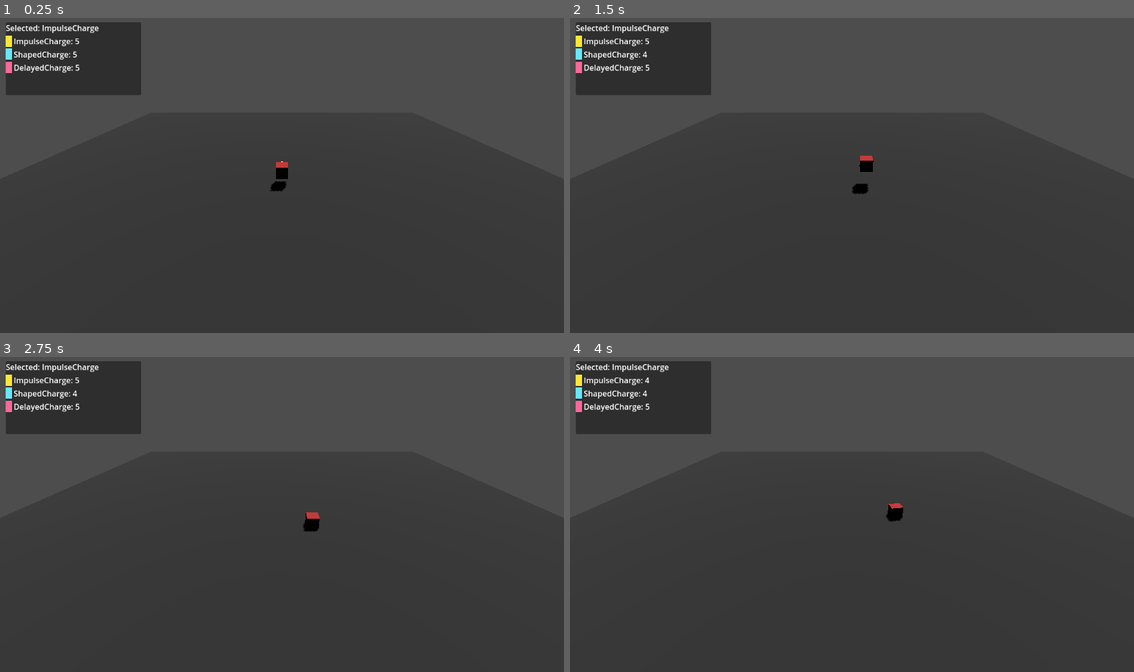
Above: before the commit, frames 1-4 (two rows, left to right).
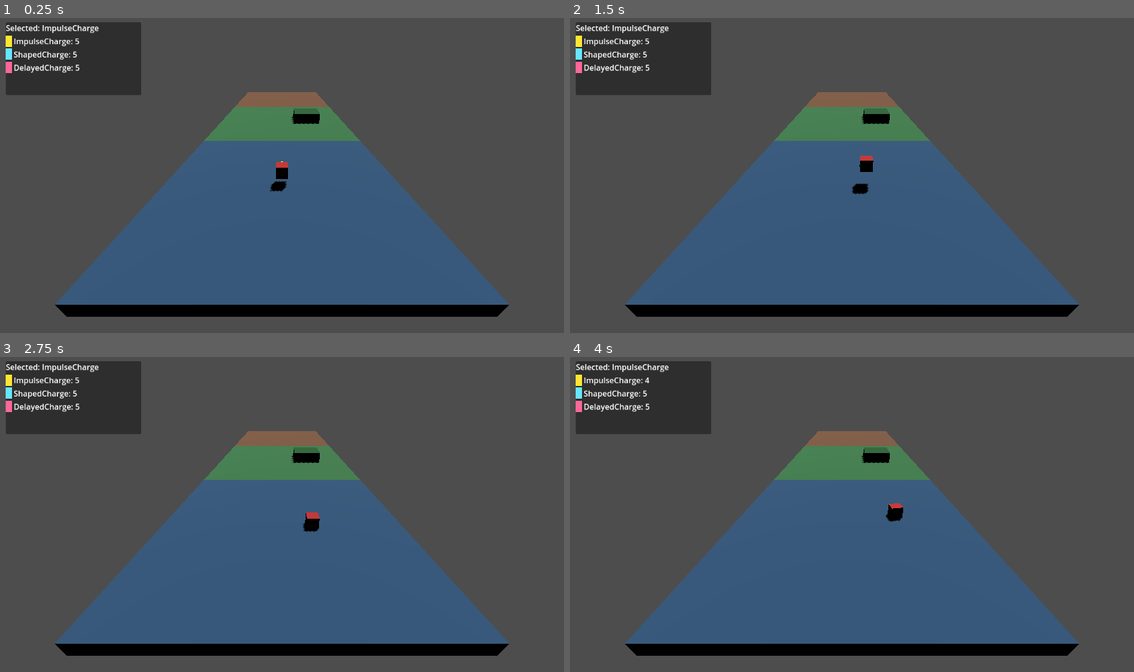
Above: after the commit, the same moments.

Repository: dfrer/BlastCave
Game: Godot game, scene res://scenes/main.tscn
Two runs of this game, one before a commit and one after it. Both use one fixed random seed, a clock stepped at 60 frames per second and the inputs below.
Inputs (mouse positions are in pixels of both pictures, inside the frame that each line leads up to):
- Up to frame 1 (0.25 s): no input
- Up to frame 2 (1.5 s): tap Enter at 0.5 s; move the mouse to (976, 159) at 0.52 s; hold D (move_right) 0.53-1.28 s; tap E at 0.6 s; click (976, 159) at 0.67 s; tap Space (move_jump) at 0.77 s; move the mouse to (739, 191) at 1.27 s; hold S (move_back) from 1.28 s (still down); tap Q at 1.35 s
- Up to frame 3 (2.75 s): tap Space (move_jump) at 1.52 s; move the mouse to (338, 445) at 2.02 s; release S (move_back) at 2.03 s; hold D (move_right) from 2.03 s (still down); tap 1 at 2.1 s
- Up to frame 4 (4 s): tap Space (move_jump) at 2.75, 3.02, 3.77 s; move the mouse to (823, 577) at 2.77 s; release D (move_right) at 2.78 s; hold W (move_forward) 2.78-3.53 s; tap 2 at 2.85 s; click (823, 577) at 2.92 s; move the mouse to (1021, 561) at 3.52 s; hold A (move_left) from 3.53 s (still down); tap 3 at 3.6 s

The runs differ from the first frame. In frame 1, 34% of the frame differs, in the area x 9-91%, y 23-95%; in frame 2, 34%; in frame 3, 34%; in frame 4, 34%, in the area x 9-91%, y 10-95%.

Commit message:
Add level root with intro traversal exit rooms

Diff:
--- /dev/null
+++ b/scenes/levels/level_root.tscn
@@ -0,0 +1,15 @@
+[gd_scene load_steps=4 format=3]
+
+[ext_resource type="PackedScene" path="res://scenes/levels/room_01_intro.tscn" id="1_intro"]
+[ext_resource type="PackedScene" path="res://scenes/levels/room_02_traversal.tscn" id="2_traversal"]
+[ext_resource type="PackedScene" path="res://scenes/levels/room_03_exit.tscn" id="3_exit"]
+
+[node name="LevelRoot" type="Node3D"]
+
+[node name="Room01Intro" parent="." instance=ExtResource("1_intro")]
+
+[node name="Room02Traversal" parent="." instance=ExtResource("2_traversal")]
+transform = Transform3D(1, 0, 0, 0, 1, 0, 0, 0, 1, 0, 0, -20)
+
+[node name="Room03Exit" parent="." instance=ExtResource("3_exit")]
+transform = Transform3D(1, 0, 0, 0, 1, 0, 0, 0, 1, 0, 0, -40)
--- /dev/null
+++ b/scenes/levels/room_01_intro.tscn
@@ -0,0 +1,24 @@
+[gd_scene load_steps=3 format=3]
+
+[sub_resource type="StandardMaterial3D" id="StandardMaterial3D_1"]
+albedo_color = Color(0.2, 0.35, 0.5, 1)
+
+[sub_resource type="BoxShape3D" id="BoxShape3D_1"]
+size = Vector3(20, 1, 20)
+
+[node name="Room01Intro" type="Node3D"]
+
+[node name="Floor" type="CSGBox3D" parent="."]
+size = Vector3(20, 1, 20)
+material = SubResource("StandardMaterial3D_1")
+
+[node name="StaticBody3D" type="StaticBody3D" parent="Floor"]
+
+[node name="CollisionShape3D" type="CollisionShape3D" parent="Floor/StaticBody3D"]
+shape = SubResource("BoxShape3D_1")
+
+[node name="Entry" type="Marker3D" parent="."]
+transform = Transform3D(1, 0, 0, 0, 1, 0, 0, 0, 1, 0, 1, 10)
+
+[node name="Exit" type="Marker3D" parent="."]
+transform = Transform3D(1, 0, 0, 0, 1, 0, 0, 0, 1, 0, 1, -10)
--- /dev/null
+++ b/scenes/levels/room_02_traversal.tscn
@@ -0,0 +1,40 @@
+[gd_scene load_steps=5 format=3]
+
+[sub_resource type="StandardMaterial3D" id="StandardMaterial3D_1"]
+albedo_color = Color(0.25, 0.5, 0.3, 1)
+
+[sub_resource type="BoxShape3D" id="BoxShape3D_1"]
+size = Vector3(20, 1, 20)
+
+[sub_resource type="BoxShape3D" id="BoxShape3D_2"]
+size = Vector3(4, 2, 4)
+
+[sub_resource type="StandardMaterial3D" id="StandardMaterial3D_2"]
+albedo_color = Color(0.15, 0.4, 0.2, 1)
+
+[node name="Room02Traversal" type="Node3D"]
+
+[node name="Floor" type="CSGBox3D" parent="."]
+size = Vector3(20, 1, 20)
+material = SubResource("StandardMaterial3D_1")
+
+[node name="StaticBody3D" type="StaticBody3D" parent="Floor"]
+
+[node name="CollisionShape3D" type="CollisionShape3D" parent="Floor/StaticBody3D"]
+shape = SubResource("BoxShape3D_1")
+
+[node name="Obstacle" type="CSGBox3D" parent="."]
+transform = Transform3D(1, 0, 0, 0, 1, 0, 0, 0, 1, 4, 1, 0)
+size = Vector3(4, 2, 4)
+material = SubResource("StandardMaterial3D_2")
+
+[node name="StaticBody3D" type="StaticBody3D" parent="Obstacle"]
+
+[node name="CollisionShape3D" type="CollisionShape3D" parent="Obstacle/StaticBody3D"]
+shape = SubResource("BoxShape3D_2")
+
+[node name="Entry" type="Marker3D" parent="."]
+transform = Transform3D(1, 0, 0, 0, 1, 0, 0, 0, 1, 0, 1, 10)
+
+[node name="Exit" type="Marker3D" parent="."]
+transform = Transform3D(1, 0, 0, 0, 1, 0, 0, 0, 1, 0, 1, -10)
--- /dev/null
+++ b/scenes/levels/room_03_exit.tscn
@@ -0,0 +1,24 @@
+[gd_scene load_steps=3 format=3]
+
+[sub_resource type="StandardMaterial3D" id="StandardMaterial3D_1"]
+albedo_color = Color(0.5, 0.35, 0.25, 1)
+
+[sub_resource type="BoxShape3D" id="BoxShape3D_1"]
+size = Vector3(20, 1, 20)
+
+[node name="Room03Exit" type="Node3D"]
+
+[node name="Floor" type="CSGBox3D" parent="."]
+size = Vector3(20, 1, 20)
+material = SubResource("StandardMaterial3D_1")
+
+[node name="StaticBody3D" type="StaticBody3D" parent="Floor"]
+
+[node name="CollisionShape3D" type="CollisionShape3D" parent="Floor/StaticBody3D"]
+shape = SubResource("BoxShape3D_1")
+
+[node name="Entry" type="Marker3D" parent="."]
+transform = Transform3D(1, 0, 0, 0, 1, 0, 0, 0, 1, 0, 1, 10)
+
+[node name="Exit" type="Marker3D" parent="."]
+transform = Transform3D(1, 0, 0, 0, 1, 0, 0, 0, 1, 0, 1, -10)
--- a/scenes/main.tscn
+++ b/scenes/main.tscn
@@ -1,7 +1,7 @@
 [gd_scene load_steps=6 format=3]
 
 [ext_resource type="PackedScene" path="res://scenes/run_manager.tscn" id="1_run"]
-[ext_resource type="PackedScene" path="res://scenes/test_arena.tscn" id="2_arena"]
+[ext_resource type="PackedScene" path="res://scenes/levels/level_root.tscn" id="2_level_root"]
 [ext_resource type="PackedScene" path="res://scenes/player_object.tscn" id="3_player"]
 [ext_resource type="Script" path="res://scripts/core/run_controller.gd" id="4_controller"]
 [ext_resource type="Script" path="res://scripts/core/run_start.gd" id="5_run_start"]
@@ -21,9 +21,9 @@
 script = ExtResource("5_run_start")
 
 [node name="SpawnPoint" type="Marker3D" parent="."]
-transform = Transform3D(1, 0, 0, 0, 1, 0, 0, 0, 1, 0, 5, 0)
+transform = Transform3D(1, 0, 0, 0, 1, 0, 0, 0, 1, 0, 1, 10)
 
-[node name="TestArena" parent="." instance=ExtResource("2_arena")]
+[node name="LevelRoot" parent="." instance=ExtResource("2_level_root")]
 
 [node name="PlayerObject" parent="." instance=ExtResource("3_player")]
 transform = Transform3D(1, 0, 0, 0, 1, 0, 0, 0, 1, 0, 2, 0)
